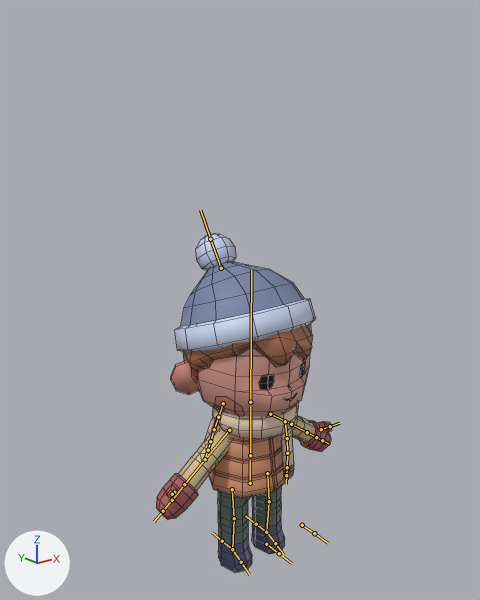
What one commit did to the FBX model CollegeGameJam/Assets/Models/KarinaModels/player.fbx.
Camera for both pictures: a camera (50 mm lens) standing at (-4.59, -5.54, 5.6) and looking at (-0.06, 0.13, 3.34). The lights are fixed; the arrows at lower left show +X, +Y and +Z. The bones that bend it are drawn over the model as lines. Mesh edges are drawn as thin lines.

Names of what the first picture shows: 'boy'.
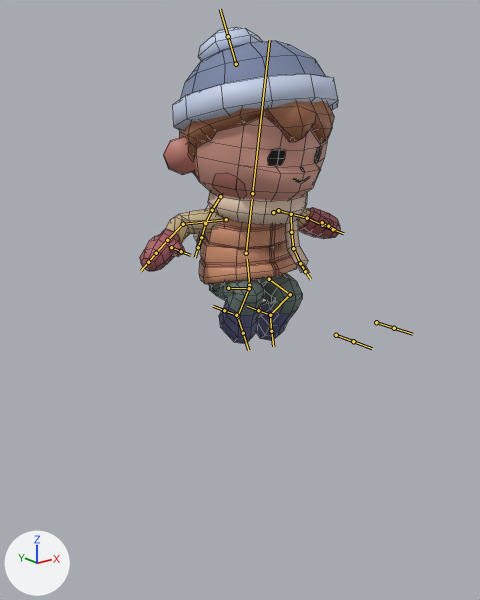
Commit message: player jump up and fall down animations

The newer file adds an action. The first version stands in its rest pose; the second is drawn at frame 1 of the action 'boyArmature|PJumpDown'.

Boxes (x1, y1, x2, y2) around the edits, measured in the pictures (480 x 600 px):
'boy', posed (14% wider, 7% shorter)
    before: (156, 233, 332, 573)
    after: (140, 27, 340, 344)
bone 'Hips', root to tip
    before: (250, 483) to (250, 460)
    after: (249, 285) to (247, 259)
bone 'Torso', root to tip
    before: (250, 455) to (250, 406)
    after: (246, 253) to (252, 199)
bone 'Hat', root to tip
    before: (221, 268) to (210, 239)
    after: (236, 64) to (228, 36)
bone 'UpperArm.L', root to tip
    before: (270, 414) to (291, 424)
    after: (273, 212) to (278, 210)
bone 'LowerArm.L', root to tip
    before: (291, 424) to (307, 432)
    after: (278, 210) to (307, 218)
bone 'Palm.L', root to tip
    before: (307, 432) to (316, 437)
    after: (307, 218) to (321, 224)
bone 'ScarfFront1', root to tip
    before: (285, 421) to (287, 438)
    after: (291, 214) to (291, 232)
bone 'ScarfFront2', root to tip
    before: (287, 438) to (287, 453)
    after: (291, 232) to (293, 248)
bone 'ScarfFront3', root to tip
    before: (287, 453) to (287, 467)
    after: (293, 248) to (300, 263)
bone 'ScarfFront4', root to tip
    before: (287, 467) to (286, 475)
    after: (300, 263) to (305, 271)
bone 'ScarfBack1', root to tip
    before: (223, 403) to (218, 417)
    after: (220, 196) to (212, 210)
bone 'ScarfBack2', root to tip
    before: (218, 417) to (214, 429)
    after: (212, 210) to (205, 223)
bone 'ScarfBack3', root to tip
    before: (214, 429) to (210, 441)
    after: (205, 223) to (201, 237)
bone 'UpperArm.R', root to tip
    before: (229, 430) to (205, 459)
    after: (226, 219) to (183, 224)
bone 'LowerArm.R', root to tip
    before: (205, 459) to (184, 484)
    after: (183, 224) to (167, 240)
bone 'Palm.R', root to tip
    before: (184, 484) to (173, 499)
    after: (167, 240) to (156, 252)
bone 'UpperLeg.L', root to tip
    before: (267, 473) to (269, 501)
    after: (269, 279) to (290, 294)
bone 'LowerLeg.L', root to tip
    before: (269, 501) to (266, 532)
    after: (290, 294) to (270, 315)
bone 'Foot.L', root to tip
    before: (266, 532) to (275, 543)
    after: (270, 315) to (271, 331)
bone 'UpperLeg.R', root to tip
    before: (232, 489) to (234, 518)
    after: (228, 288) to (249, 288)
bone 'LowerLeg.R', root to tip
    before: (234, 518) to (232, 549)
    after: (249, 288) to (237, 316)
bone 'Foot.R', root to tip
    before: (232, 549) to (241, 562)
    after: (237, 316) to (243, 333)

The change in detail:
Bone 'Hips' (bone_hips) moves from (0.0, 0.0, 0.0) to (0.0, 2.54, -0.032).
Bone 'Hips' (bone_hips) turns from (0, 0, 0) to (-9, 0, 0) degrees about its own x, y and z.
Bone 'Hips' (bone_hips) is rescaled from (1.0, 1.0, 1.0) to (1.05, 0.94, 1.04).
Bone 'Torso' (bone_torso) turns from (0, 0, 0) to (17, 0, 0) degrees about its own x, y and z.
Bone 'Hat' (bone_hat) moves from (0.0, 0.0, 0.0) to (0.0, -0.187, -0.016).
Bone 'Hat' (bone_hat) is rescaled from (1.0, 1.0, 1.0) to (1.48, 0.86, 1.3).
Bone 'UpperArm.L' (bone_upperarm_l) turns from (0, 0, 0) to (-41, 17, 6) degrees about its own x, y and z.
Bone 'LowerArm.L' (bone_lowerarm_l) turns from (0, 0, 0) to (77, -27, -20) degrees about its own x, y and z.
Bone 'Palm.L' (bone_palm_l) turns from (0, 0, 0) to (-20, 67, -25) degrees about its own x, y and z.
Bone 'ScarfFront1' (bone_scarffront1) turns from (0, 0, 0) to (-3, 0, 0) degrees about its own x, y and z.
Bone 'ScarfFront2' (bone_scarffront2) turns from (0, 0, 0) to (-9, 0, 0) degrees about its own x, y and z.
Bone 'ScarfFront3' (bone_scarffront3) turns from (0, 0, 0) to (-31, 0, 0) degrees about its own x, y and z.
Bone 'ScarfFront4' (bone_scarffront4) turns from (0, 0, 0) to (-15, 1, 0) degrees about its own x, y and z.
Bone 'ScarfBack1' (bone_scarfback1) turns from (0, 0, 0) to (8, -1, 0) degrees about its own x, y and z.
Bone 'ScarfBack2' (bone_scarfback2) turns from (0, 0, 0) to (-4, 1, 0) degrees about its own x, y and z.
Bone 'ScarfBack3' (bone_scarfback3) turns from (0, 0, 0) to (-12, 1, 0) degrees about its own x, y and z.
Bone 'UpperArm.R' (bone_upperarm_r) turns from (0, 0, 0) to (-41, -17, -6) degrees about its own x, y and z.
Bone 'LowerArm.R' (bone_lowerarm_r) turns from (0, 0, 0) to (77, 27, 20) degrees about its own x, y and z.
Bone 'Palm.R' (bone_palm_r) turns from (0, 0, 0) to (-20, -67, 25) degrees about its own x, y and z.
Bone 'UpperLeg.L' (bone_upperleg_l) turns from (0, 0, 0) to (58, 0, -2) degrees about its own x, y and z.
Bone 'UpperLeg.L' (bone_upperleg_l) is rescaled from (1.0, 1.0, 1.0) to (1.0, 0.95, 1.07).
Bone 'LowerLeg.L' (bone_lowerleg_l) turns from (0, 0, 0) to (-108, 0, 0) degrees about its own x, y and z.
Bone 'LowerLeg.L' (bone_lowerleg_l) is rescaled from (1.0, 1.0, 1.0) to (1.0, 0.93, 1.06).
Bone 'Foot.L' (bone_foot_l) turns from (0, 0, 0) to (-13, 1, 0) degrees about its own x, y and z.
Bone 'UpperLeg.R' (bone_upperleg_r) turns from (0, 0, 0) to (88, 0, 2) degrees about its own x, y and z.
Bone 'UpperLeg.R' (bone_upperleg_r) is rescaled from (1.0, 1.0, 1.0) to (1.0, 0.91, 1.1).
Bone 'LowerLeg.R' (bone_lowerleg_r) turns from (0, 0, 0) to (-126, 0, 0) degrees about its own x, y and z.
Bone 'LowerLeg.R' (bone_lowerleg_r) is rescaled from (1.0, 1.0, 1.0) to (1.0, 0.93, 1.04).
Bone 'Foot.R' (bone_foot_r) turns from (0, 0, 0) to (-14, -1, 0) degrees about its own x, y and z.
